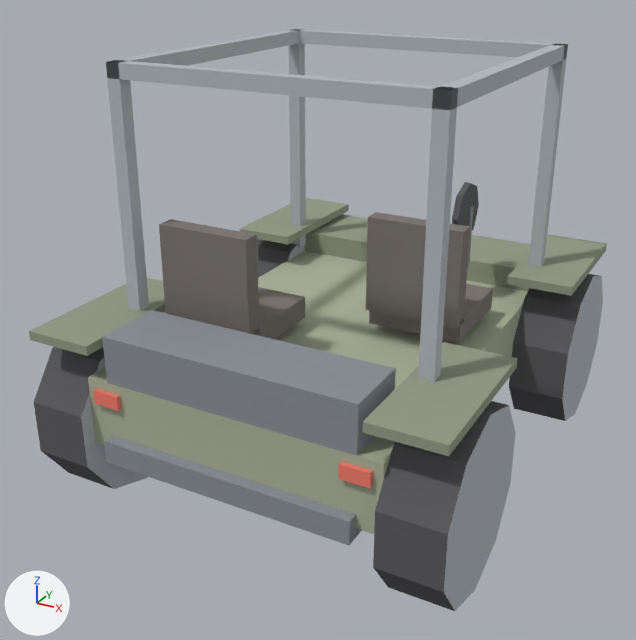
A saved change to the glTF model art/vehicles/rover.v1.glb.
Before and after are seen from a camera (50 mm lens) standing at (1.67, -3.41, 2.27) and looking at (-0.09, -0.21, 0.67). The axes (+X, +Y, +Z) are drawn at lower left. The lights are the same throughout. The first picture is the older version. Vertices at exactly the same position are counted once.

The scene before the commit, as lines of its bpy script (objects in view):
```python
me_vehicle_rover_v1 = bpy.data.meshes.new('vehicle.rover.v1')
me_vehicle_rover_v1.from_pydata(...)  # 306 vertices, 504 faces; spans x -0.91..0.91, y -1.16..1.1, z 0.0..1.83
me_vehicle_rover_v1.materials.append(mat_opaque)
ob_vehicle_rover_v1 = bpy.data.objects.new('vehicle.rover.v1', me_vehicle_rover_v1)
ob_vehicle_rover_v1.location = (0.0, 0.0, 0.0)
```
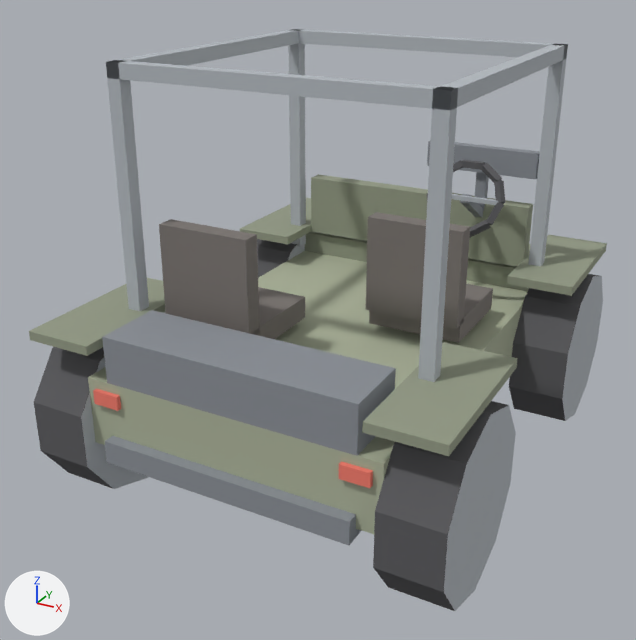
The change, as a list of edits to the scene's bpy script:
```text
Change me_vehicle_rover_v1:
    used by ob_vehicle_rover_v1; location = (0.0, 0.0, 0.0)
    remove me_vehicle_rover_v1.from_pydata(...)  # 306 vertices, 504 faces; spans x -0.91..0.91, y -1.16..1.1, z 0.0..1.83
    add me_vehicle_rover_v1.from_pydata(...)  # 404 vertices, 652 faces; spans x -0.91..0.91, y -1.16..1.1, z 0.0..1.83
    me_vehicle_rover_v1 part 1: a new loose piece, a box spanning x -0.59..0.59, y 0.62..0.7, z 0.78..1.08, in mat_opaque
    me_vehicle_rover_v1 part 2: a new loose piece, a box spanning x 0.08..0.62, y 0.585..0.635, z 1.23..1.35, in mat_opaque
    me_vehicle_rover_v1 part 3: a new loose piece, a box spanning x 0.325..0.375, y 0.61..0.65, z 1.04..1.24, in mat_opaque
    me_vehicle_rover_v1 part 4: the loose piece of 8 vertices spanning x 0.33..0.37, y 0.43..0.47, z 0.8..1.1 is turned -90 degrees about the y axis through its middle and scaled by 0.364, then moved by (0.0, -0.13, 0.06)
    me_vehicle_rover_v1 part 5: a new loose piece, a box spanning x 0.297..0.403, y 0.466..0.496, z 1.275..1.305, in mat_opaque
    me_vehicle_rover_v1 part 6: the loose piece of 8 vertices spanning x 0.33..0.37, y 0.43..0.47, z 0.8..1.1 is copied, and the copy is turned 60 degrees about the x axis through its middle and scaled by 1.06, then moved by (0.0, 0.09, 0.12); it spans x 0.33..0.37, y 0.39..0.69, z 0.97..1.17
    me_vehicle_rover_v1 part 7: the loose piece of 18 vertices spanning x 0.34..0.37, y 0.28..0.56, z 0.94..1.22 is deleted
    me_vehicle_rover_v1 part 8
    76 vertices are added at x 0.16..0.54, y 0.3..0.5, z 0.99..1.31
    120 new faces join them
```

Pixel boxes [x1, y1, x2, y2] of what changed, in the pictures (636 x 640 px; the box of a moved part takes in the faces that stretch with it):
part 1 of me_vehicle_rover_v1, added
    after: [311, 174, 533, 267]
part 2 of me_vehicle_rover_v1, added
    after: [427, 141, 540, 180]
part 3 of me_vehicle_rover_v1, added
    after: [475, 172, 489, 211]
part 4 of me_vehicle_rover_v1, moved or reshaped (not visible afterwards)
    before: [467, 206, 474, 267]
part 5 of me_vehicle_rover_v1, added
    after: [461, 160, 485, 170]
part 6 of me_vehicle_rover_v1, added
    after: [460, 194, 483, 218]
part 7 of me_vehicle_rover_v1, deleted
    before: [452, 182, 479, 230]
part 8 of me_vehicle_rover_v1, added
    after: [427, 160, 505, 237]
